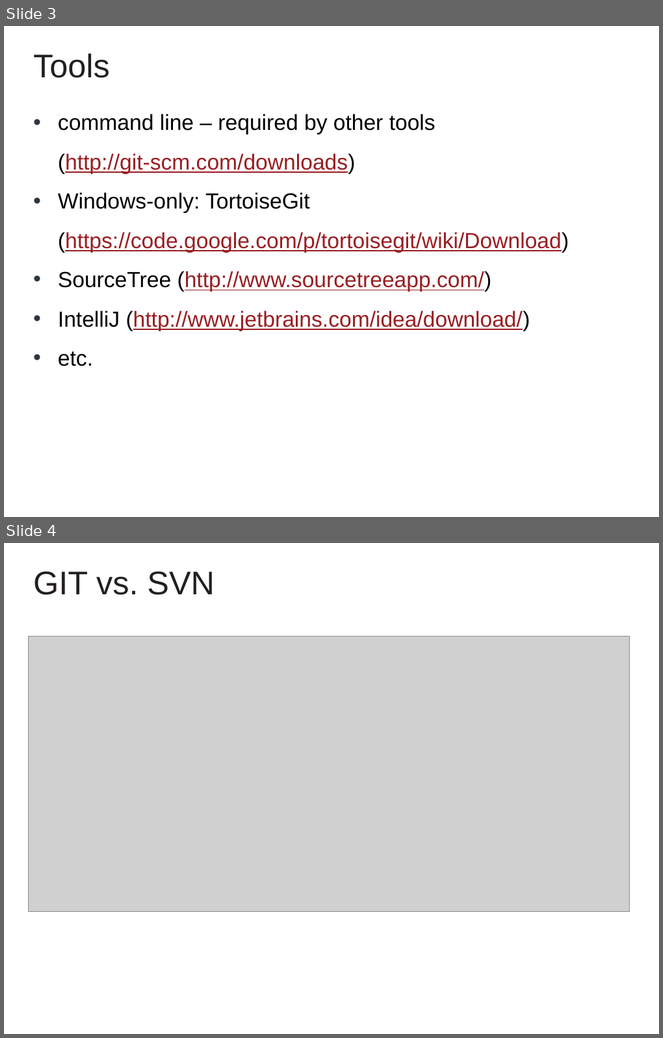
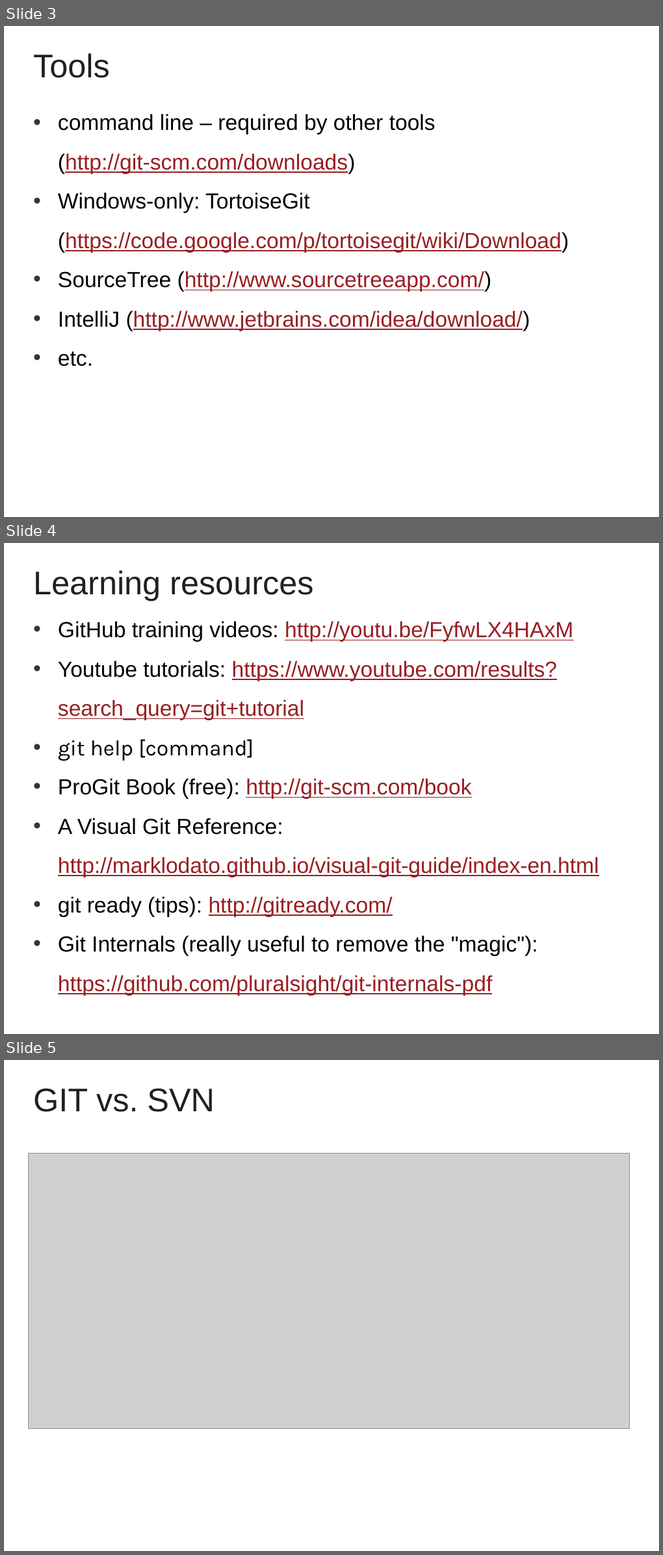
Before and after one commit to cvmocanu/git-presentation, a slide deck: GIT Presentation.pptx. Shown one above the other, each under a label of ours: slides 3 and 4 before the commit, slides 3, 4 and 5 after it. The pictures are 663x1038 and 663x1555 pixels, drawn with LibreOffice and Linux fonts; fonts in the diff are those of the drawing; grey boxes stand for pictures; background and template pictures are left out. Boxes give left, top, right and bottom in pixels: in the first picture for what was removed or moved away, otherwise in the second. Text is boxed around its words. In the diff, an @@ line names an element or a change of style, - is before the commit and + after.

Commit message:
add slide with learning resources for further study

```diff
--- a/GIT Presentation.pptx
+++ b/GIT Presentation.pptx
@@ slide 4 added at box(4, 543, 659, 1034), background #FFFFFF @@
@@ text added at box(33, 570, 313, 601), 36 pt, text #231F20 @@
+Learning resources
@@ text added at box(58, 621, 599, 996), 24 pt, text #981E22, underline @@
+• GitHub training videos: http://youtu.be/FyfwLX4HAxM
+• Youtube tutorials: https://www.youtube.com/results?search_query=git+tutorial
+• git help [command]
+• ProGit Book (free): http://git-scm.com/book
+• A Visual Git Reference:
+  http://marklodato.github.io/visual-git-guide/index-en.html
+• git ready (tips): http://gitready.com/
+• Git Internals (really useful to remove the "magic"):
+  https://github.com/pluralsight/git-internals-pdf
@@ what was slide 4 is now slide 5 @@
```
Also in this commit, not shown: 1 slide changed.
